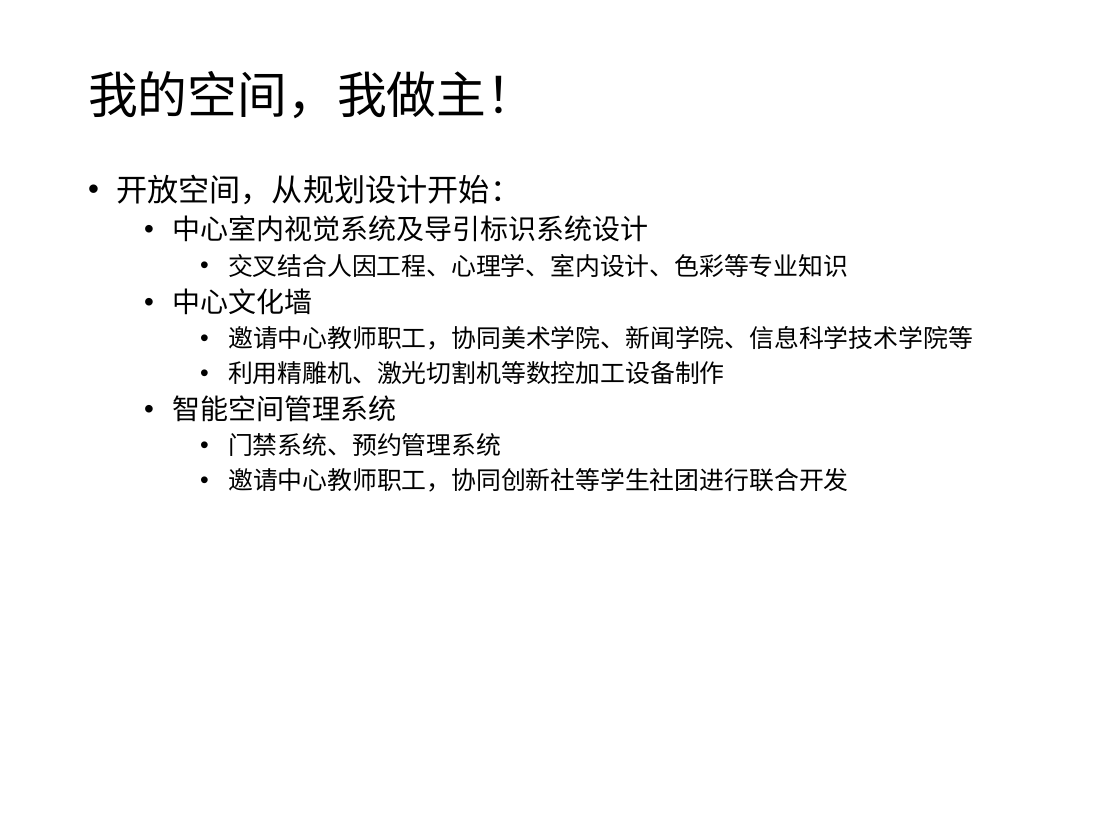
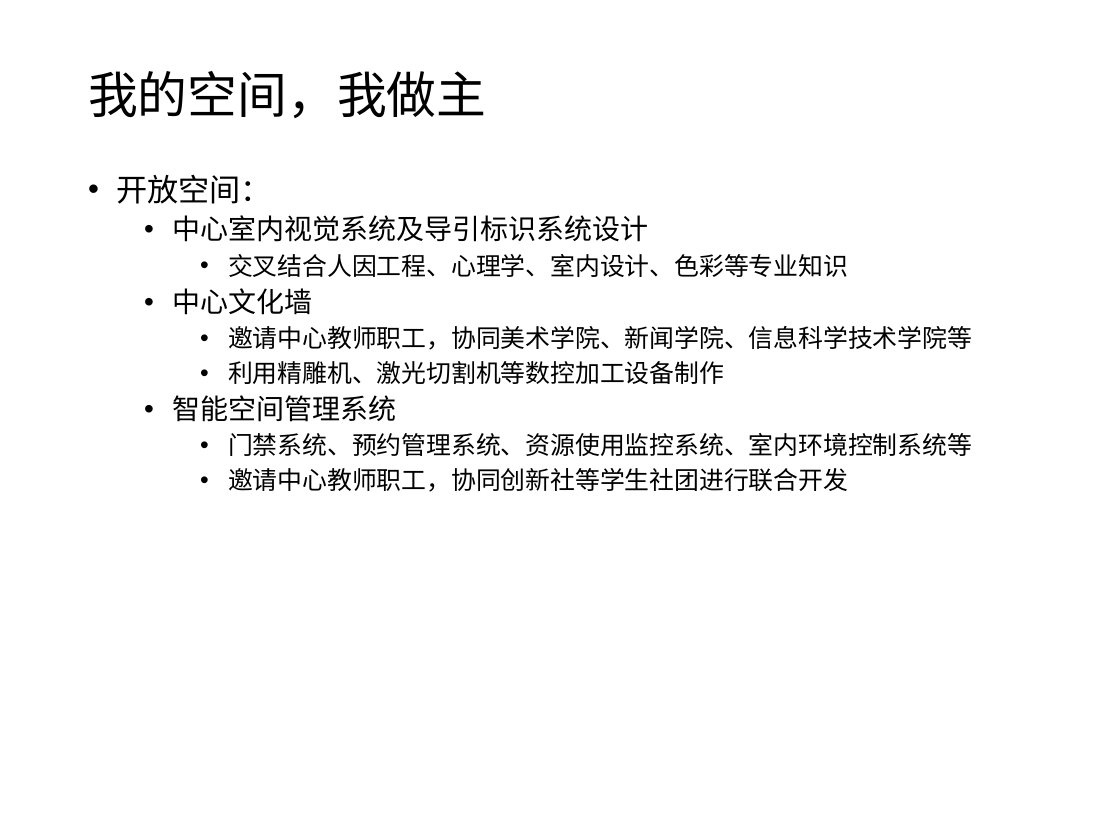
Before and after one commit to woodyme/i.center_my_workzone, a slide deck: slide 11 of 训练中心创客交叉融合空间建设/doc/创客融合空间运行模式.pptx (slide 10 before the commit). Drawn at 1120x840 pixels with LibreOffice and Linux fonts; fonts in the diff are those of the drawing. Boxes give left, top, right and bottom in pixels: in the first picture for what was removed or moved away, otherwise in the second. Text is boxed around its words. In the diff, an @@ line names an element or a change of style, - is before the commit and + after.

Commit message:
update 空间运行模式

```diff
--- a/训练中心创客交叉融合空间建设/doc/创客融合空间运行模式.pptx
+++ b/训练中心创客交叉融合空间建设/doc/创客融合空间运行模式.pptx
@@ title at box(88, 71, 486, 118): text changed @@
-我的空间，我做主！
+我的空间，我做主
@@ text at box(116, 174, 272, 204): text changed @@
-• 开放空间，从规划设计开始：
+• 开放空间：
@@ text at box(228, 433, 972, 456): text changed @@
-    • 门禁系统、预约管理系统
+    • 门禁系统、预约管理系统、资源使用监控系统、室内环境控制系统等
```
Also in this commit, not shown: 2 other slides changed, 1 slide added, 3 other files.
